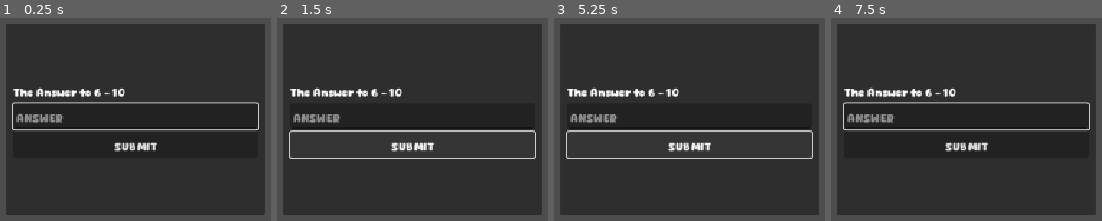
Above: before the commit, frames 1-4 (left to right).
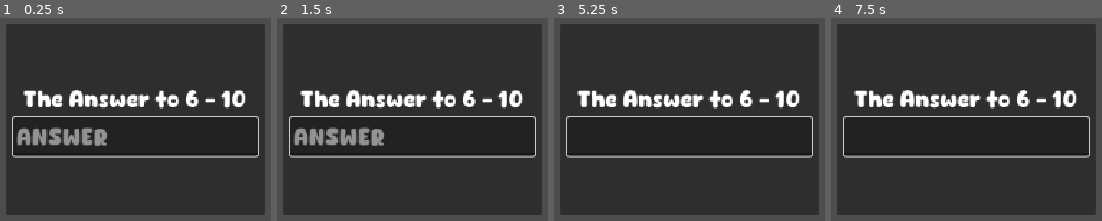
Above: after the commit, the same moments.

Repository: lucianocanovas/hot-potato
Game: Godot game, scene res://scenes/ArithmeticMinigame.tscn
Two runs of this game, one before a commit and one after it. Both use one fixed random seed, a clock stepped at 60 frames per second and the inputs below. This scene is started directly instead of the project's main scene.
Inputs (mouse positions are in pixels of both pictures, inside the frame that each line leads up to):
- Up to frame 1 (0.25 s): no input
- Up to frame 2 (1.5 s): click (412, 143) at 0.5 s, where only the run before the commit has a clickable "SUBMIT"; click (412, 143) at 1.25 s, where only the run before the commit has a clickable "SUBMIT"
- Up to frame 3 (5.25 s): click (689, 143) at 2 s, where only the run before the commit has a clickable "SUBMIT"; tap Enter at 2.75, 4.25 s; move the mouse to (outside the picture) at 2.77 s; click (outside the picture) at 2.92 s; tap Space at 3.5, 5 s; drag from (outside the picture) to (648, 208) at 3.52 s; move the mouse to (768, 20) at 4.27 s; click (768, 20) at 4.42 s; drag from (648, 208) to (outside the picture) at 5.02 s
- Up to frame 4 (7.5 s): tap Enter at 5.75 s; move the mouse to (outside the picture) at 5.77 s; click (outside the picture) at 5.92 s; tap Space at 6.5 s; drag from (outside the picture) to (outside the picture) at 6.52 s; move the mouse to (1007, 119) at 7.27 s; click (1007, 119) at 7.42 s

The runs differ from the first frame. In frame 1, 11% of the frame differs, in the area x 4-96%, y 33-69%; in frame 2, 12%, in the area x 4-96%, y 33-70%; in frame 3, 10%; in frame 4, 9.2%.

Commit message:
hecho texto más grande y sacado submit de juego mate

Diff:
--- a/scenes/ArithmeticMinigame.tscn
+++ b/scenes/ArithmeticMinigame.tscn
@@ -47,15 +47,20 @@
 [node name="Operation" type="Label" parent="PanelContainer/MarginContainer/VBoxContainer"]
 unique_name_in_owner = true
 layout_mode = 2
+theme_override_font_sizes/font_size = 32
+horizontal_alignment = 1
 
 [node name="Answer" type="LineEdit" parent="PanelContainer/MarginContainer/VBoxContainer"]
 unique_name_in_owner = true
 layout_mode = 2
+theme_override_font_sizes/font_size = 32
 placeholder_text = "ANSWER"
 
 [node name="SubmitButton" type="Button" parent="PanelContainer/MarginContainer/VBoxContainer"]
 unique_name_in_owner = true
+visible = false
 layout_mode = 2
+theme_override_font_sizes/font_size = 32
 shortcut = SubResource("Shortcut_wmhgu")
 text = "SUBMIT"
 
